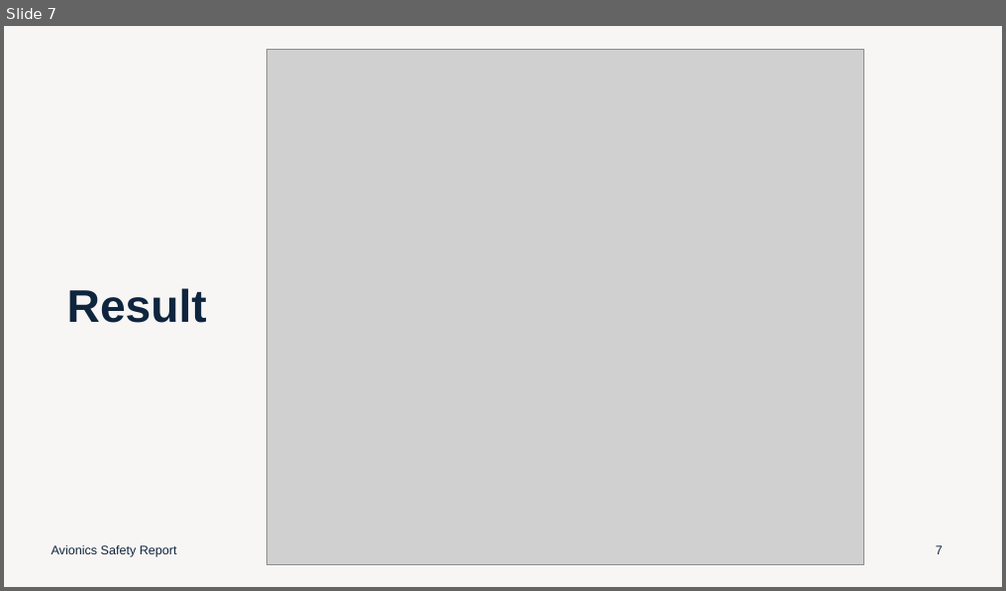
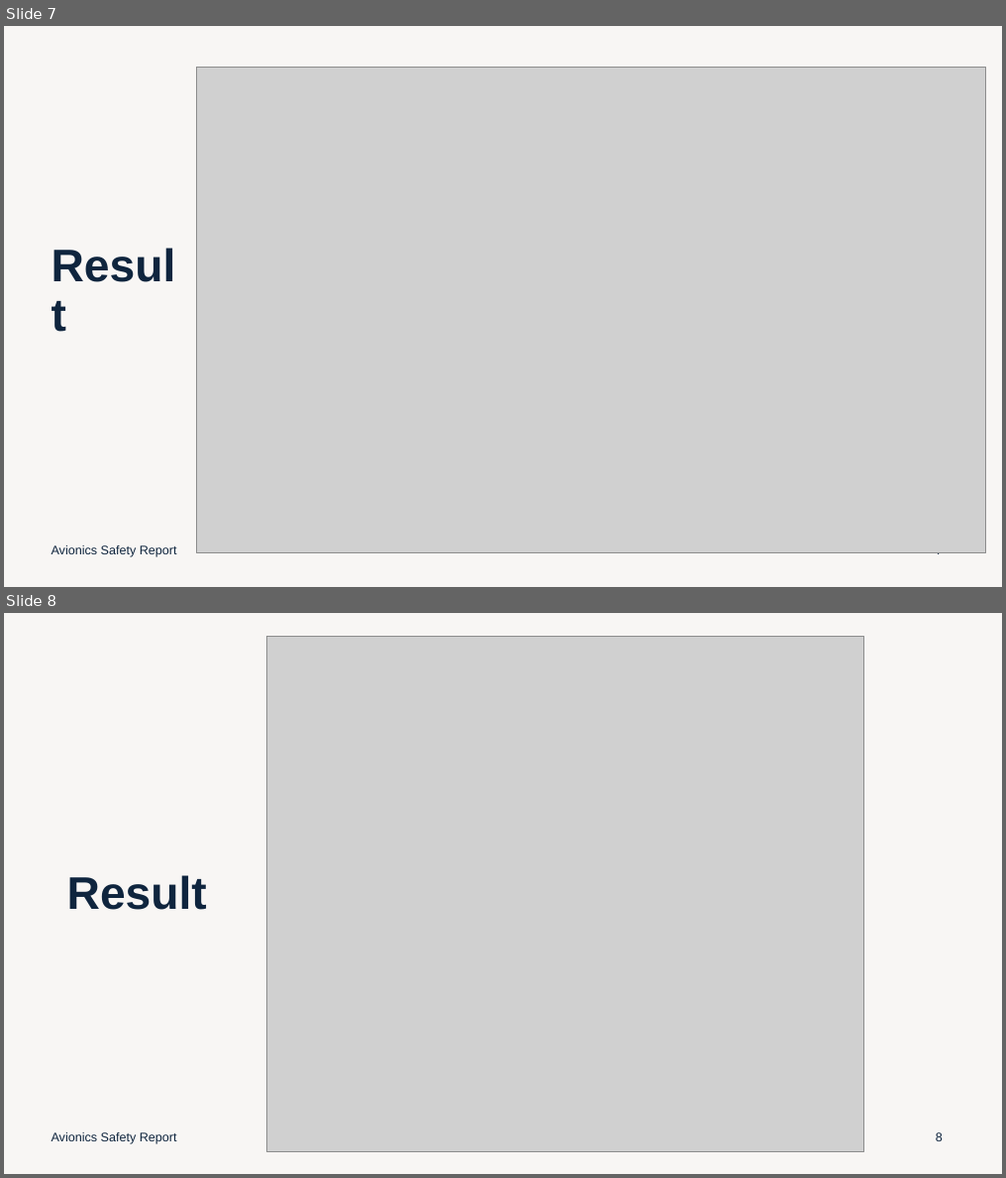
Before and after one commit to falloutb1tch/AvionicSafetyReport, a slide deck: presentation_Slide/Avionics Safety Report.pptx. Shown one above the other, each under a label of ours: slide 7 before the commit, slides 7 and 8 after it. The pictures are 1006x591 and 1006x1178 pixels, drawn with LibreOffice and Linux fonts; fonts in the diff are those of the drawing; grey boxes stand for pictures. Boxes give left, top, right and bottom in pixels: in the first picture for what was removed or moved away, otherwise in the second. Text is boxed around its words. In the diff, an @@ line names an element or a change of style, - is before the commit and + after.

```diff
--- a/presentation_Slide/Avionics Safety Report.pptx
+++ b/presentation_Slide/Avionics Safety Report.pptx
@@ slide 7 added at (4,26,1002,587), background #DCD3CC at 20% opacity @@
@@ picture added at (197,68,986,554) @@
@@ title added at (44,246,196,338), 44 pt, text #0F253E, bold @@
+Result
@@ text added at (52,546,177,558), 12 pt, text #0F253E @@
+Avionics Safety Report
@@ page number added at (936,553,943,555), 12 pt, text #0F253E @@
+7
@@ what was slide 7 is now slide 8 @@
@@ page number at (936,1133,943,1142): text changed @@
-7
+8
```
Also in this commit, not shown: 2 slides changed.
